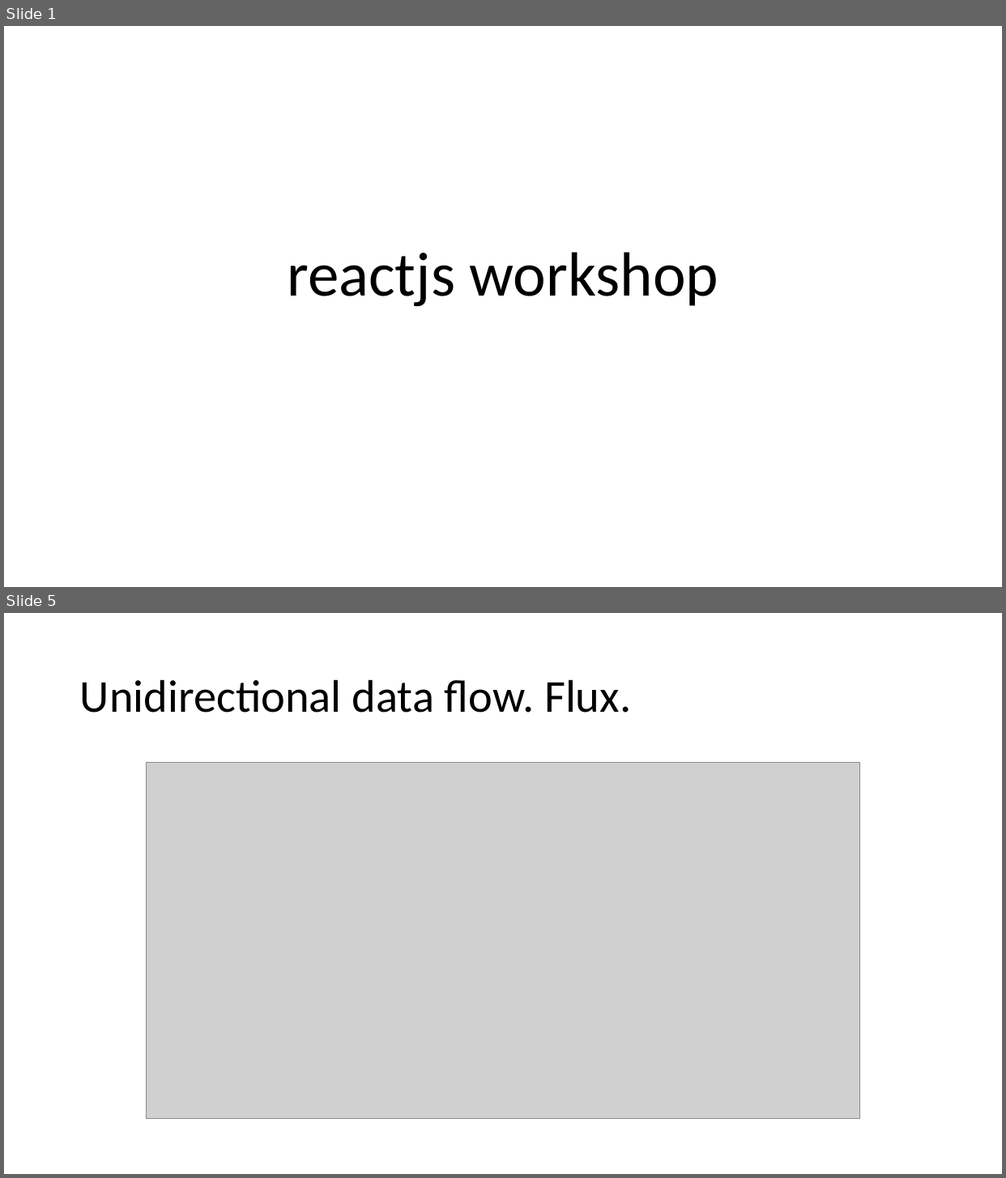
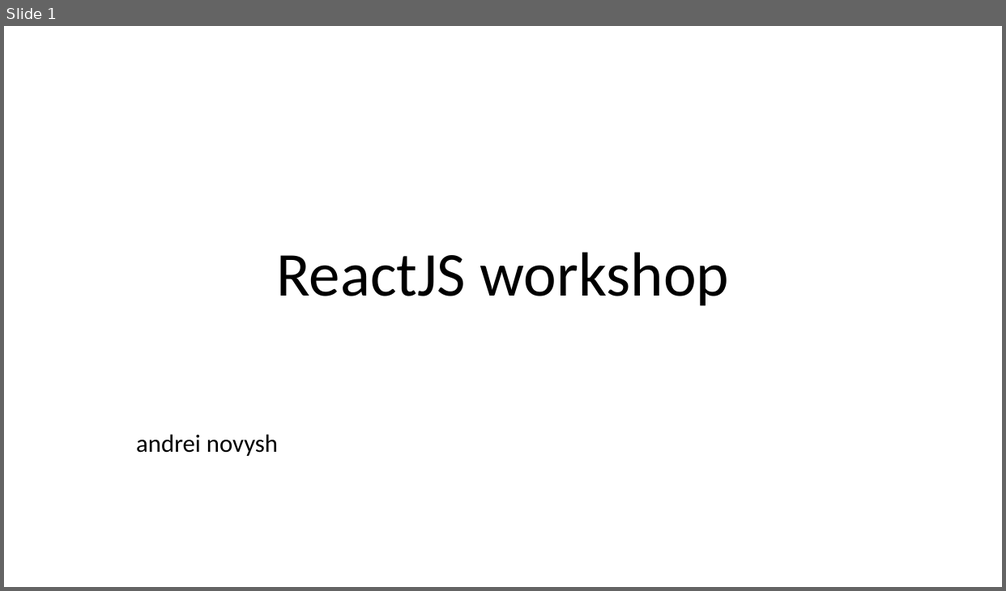
Before and after one commit to whiteb3ar/itechconfessional, a slide deck: reactjs workshop.pptx. Shown one above the other, each under a label of ours: slides 1 and 5 before the commit, slide 1 after it; the slides between them are not shown. The pictures are 1006x1178 and 1006x591 pixels, drawn with LibreOffice and Linux fonts; fonts in the diff are those of the drawing; grey boxes stand for pictures. Boxes give left, top, right and bottom in pixels: in the first picture for what was removed or moved away, otherwise in the second. Text is boxed around its words. In the diff, an @@ line names an element or a change of style, - is before the commit and + after.

```diff
--- a/reactjs workshop.pptx
+++ b/reactjs workshop.pptx
@@ slide 5 removed at box(4, 613, 1002, 1174), background #FFFFFF @@
@@ title removed at box(80, 679, 631, 713) @@
-Unidirectional data flow. Flux.
@@ picture removed at box(147, 763, 859, 1119) @@
@@ slide 1 changed as well @@
@@ title at box(276, 252, 730, 306): text changed @@
-reactjs workshop
+ReactJS workshop
@@ subtitle added at box(136, 434, 278, 456), 24 pt, text #000000 @@
+andrei novysh
```
Also in this commit, not shown: 2 other slides changed, 4 slides added, 1 other slide removed, 29 other files.
